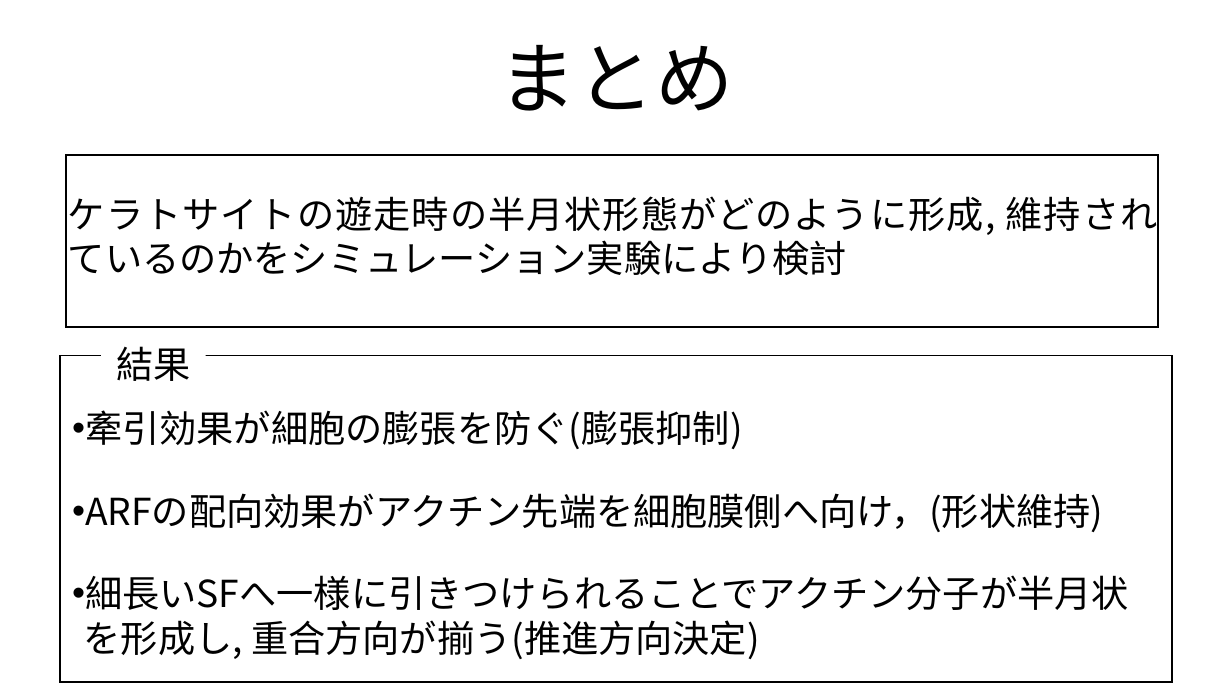
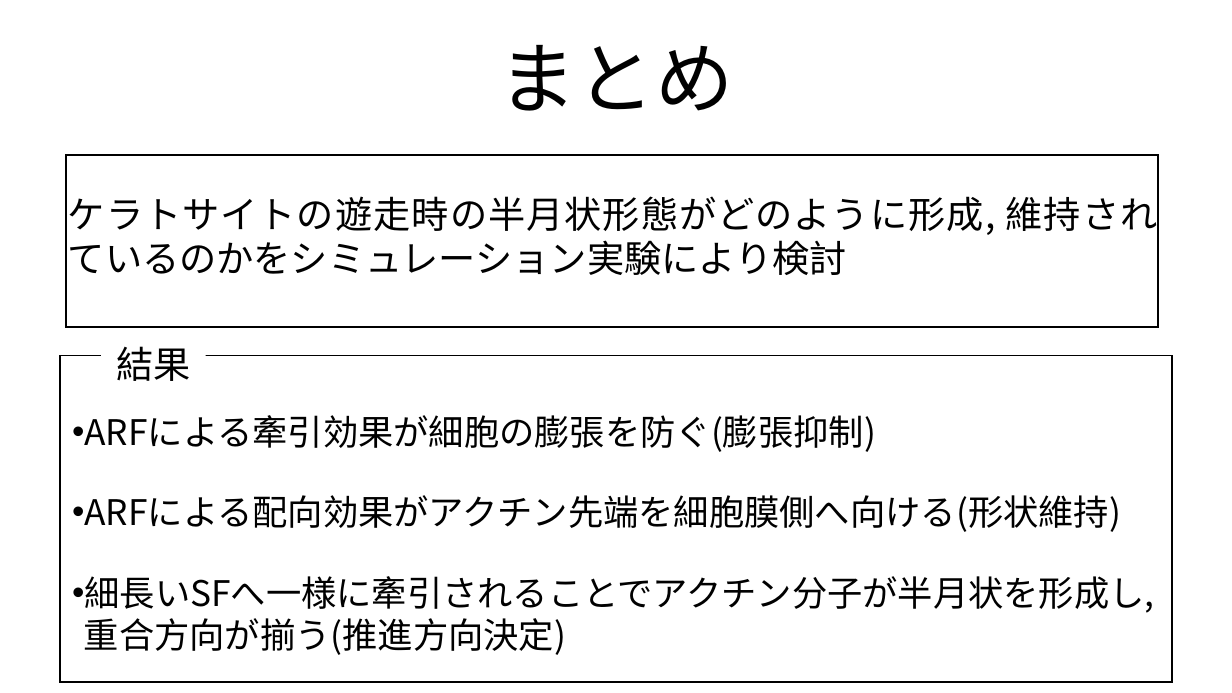
Before and after one commit to tokumaga81/ackera, a slide deck: slide 31 of tokunaga_mp.pptx. Drawn at 1232x693 pixels with LibreOffice and Linux fonts; fonts in the diff are those of the drawing. Boxes give left, top, right and bottom in pixels: in the first picture for what was removed or moved away, otherwise in the second. Text is boxed around its words. In the diff, an @@ line names an element or a change of style, - is before the commit and + after.

```diff
--- a/tokunaga_mp.pptx
+++ b/tokunaga_mp.pptx
@@ text at bbox=[84, 415, 1155, 655]: text changed; size 58 to 55 pt @@
-• 牽引効果が細胞の膨張を防ぐ(膨張抑制)
-• ARFの配向効果がアクチン先端を細胞膜側へ向け，(形状維持)
-• 細長いSFへ一様に引きつけられることでアクチン分子が半月状を形成し, 重合方向が揃う(推進方向決定)
+• ARFによる牽引効果が細胞の膨張を防ぐ(膨張抑制)
+• ARFによる配向効果がアクチン先端を細胞膜側へ向ける(形状維持)
+• 細長いSFへ一様に牽引されることでアクチン分子が半月状を形成し, 重合方向が揃う(推進方向決定)
```
Also in this commit, not shown: 18 other slides changed, 2 other files.
